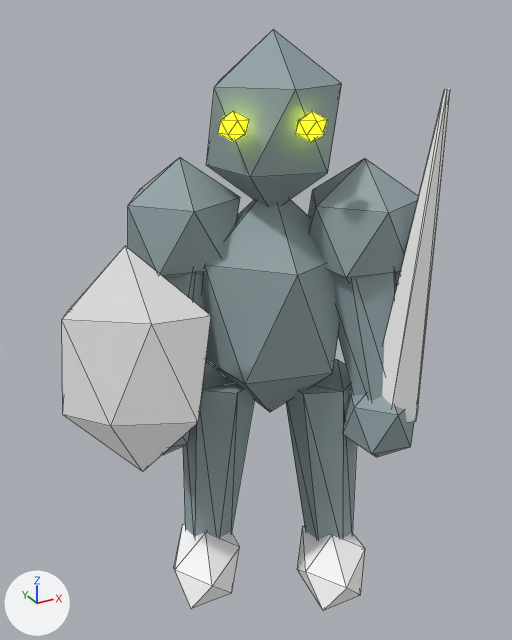
Before and after pictures for a commit that changed the glTF model GameData/Visuals/DemonFighter/knight.glb.
Rendered twice from a 50 mm camera at (1.13, -3.22, 3.44) aimed at (2.88, -0.04, 1.85). The axes (+X, +Y, +Z) are drawn at lower left. The lights are the same throughout. The older version comes first. Mesh edges are drawn as thin lines. Where no turn or scale is listed for an object, it has been applied to the vertices.

Before the edit, the objects in view are built like this:
```python
ob_arm_017 = bpy.data.objects.new('Arm.017', me_cone_288)
ob_arm_017.location = (3.431, -0.364, 1.825)
ob_boot_014 = bpy.data.objects.new('Boot.014', me_icosphere_270)
ob_boot_014.location = (2.579, 0.07, 0.2)
ob_hand_015 = bpy.data.objects.new('Hand.015', me_icosphere_272)
ob_hand_015.location = (3.446, -0.488, 1.3)
ob_head_019 = bpy.data.objects.new('Head.019', me_icosphere_265)
ob_head_019.location = (2.98, -0.035, 2.9)
ob_leg_038 = bpy.data.objects.new('Leg.038', me_cone_287)
ob_leg_038.location = (2.697, 0.175, 0.85)
ob_leg_039 = bpy.data.objects.new('Leg.039', me_cone_289)
ob_leg_039.location = (3.303, -0.175, 0.85)
ob_shoulder_014 = bpy.data.objects.new('Shoulder.014', me_icosphere_268)
ob_shoulder_014.location = (2.584, 0.24, 2.35)
ob_shoulder_015 = bpy.data.objects.new('Shoulder.015', me_icosphere_271)
ob_shoulder_015.location = (3.416, -0.24, 2.35)
ob_torso_007 = bpy.data.objects.new('Torso.007', me_icosphere_264)
ob_torso_007.location = (3.0, 0.0, 1.9)
# also in view: 'Shield' at (2.15, -0.07, 1.75); 'Arm.016' at (2.52, 0.24, 1.84); 'Boot.015' at (3.27, -0.33, 0.2); 'Blade.002' at (3.51, -0.52, 2.22)
```
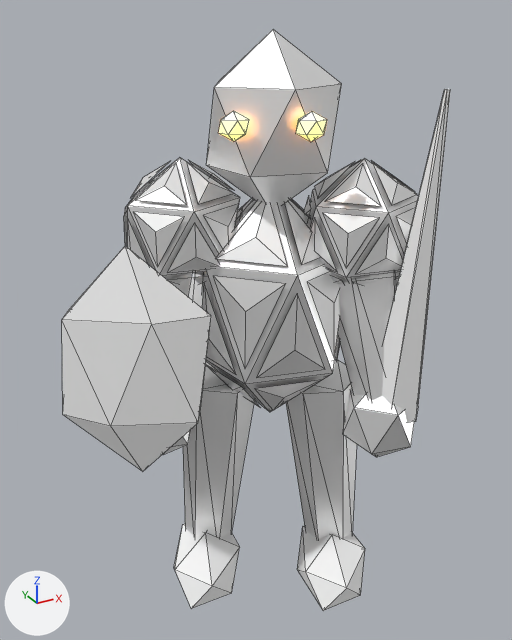
What the commit changed:
Material 'Glacial slate' (mat_glacial_slate) changes colour from grey #95a6aa to white #ffffff; in linear values from (0.3, 0.38, 0.4) to (1.0, 1.0, 1.0).
In material 'Glacial slate' (mat_glacial_slate), roughness goes from 0.8 to 0.43.
In material 'Glacial slate' (mat_glacial_slate), metallic goes from 0.0 to 0.72.
Material 'Sulfur fire' (mat_sulfur_fire) changes colour from yellow #e7ff10 to white #ffffff; in linear values from (0.8, 1.0, 0.005) to (1.0, 1.0, 1.0).
In material 'Sulfur fire' (mat_sulfur_fire), emission_color goes from (0.8, 1.0, 0.005) (yellow #e7ff10) to (1.0, 0.37, 0.045) (orange #ffa43c).
Mesh me_layered_shoulder_015 is new.
It has 80 vertices, 60 faces and spans x 3.095..3.736, y -0.555..0.075, z 1.987..2.713.
It uses material mat_glacial_slate (white #ffffff).
Mesh me_layered_shoulder_014 is new.
It has 80 vertices, 60 faces and spans x 2.264..2.905, y -0.075..0.555, z 1.987..2.713.
It uses material mat_glacial_slate (white #ffffff).
Mesh me_layered_torso_007 is new.
It has 80 vertices, 60 faces and spans x 2.583..3.417, y -0.383..0.383, z 1.245..2.555.
It uses material mat_glacial_slate (white #ffffff).
Object 'Layered Shoulder.015' (ob_layered_shoulder_015) is new; it shows me_layered_shoulder_015.
Its location is (0.0, 0.0, 0.0).
Object 'Layered Shoulder.014' (ob_layered_shoulder_014) is new; it shows me_layered_shoulder_014.
Its location is (0.0, 0.0, 0.0).
Object 'Layered Torso.007' (ob_layered_torso_007) is new; it shows me_layered_torso_007.
Its location is (0.0, 0.0, 0.0).

Changed parts and their boxes [x1, y1, x2, y2] in the pictures (512 x 640 px):
'Torso.007', recoloured, surface changed (grey to white)
    both: [203, 200, 339, 412]
'Head.019', recoloured, surface changed (grey to white)
    both: [206, 29, 342, 206]
'Layered Torso.007', added
    after: [202, 198, 340, 410]
'Shoulder.015', recoloured, surface changed (grey to white)
    both: [309, 158, 419, 282]
'Shoulder.014', recoloured, surface changed (grey to white)
    both: [128, 158, 240, 280]
'Leg.039', recoloured, surface changed (grey to white)
    both: [286, 360, 357, 540]
'Leg.038', recoloured, surface changed (grey to white)
    both: [183, 362, 254, 538]
'Layered Shoulder.014', added
    after: [124, 160, 242, 284]
'Layered Shoulder.015', added
    after: [304, 160, 417, 285]
'Arm.017', recoloured, surface changed (grey to white)
    both: [336, 272, 399, 401]
'Hand.015', recoloured, surface changed (grey to white)
    both: [343, 387, 414, 457]
'Arm.016', recoloured, surface changed (grey to white)
    both: [169, 273, 204, 308]
'Eye.039', recoloured (lighter)
    both: [296, 111, 327, 142]
'Eye.038', recoloured (lighter)
    both: [218, 111, 249, 142]
'Hand.014', recoloured, surface changed (grey to white)
    both: [162, 430, 191, 455]
